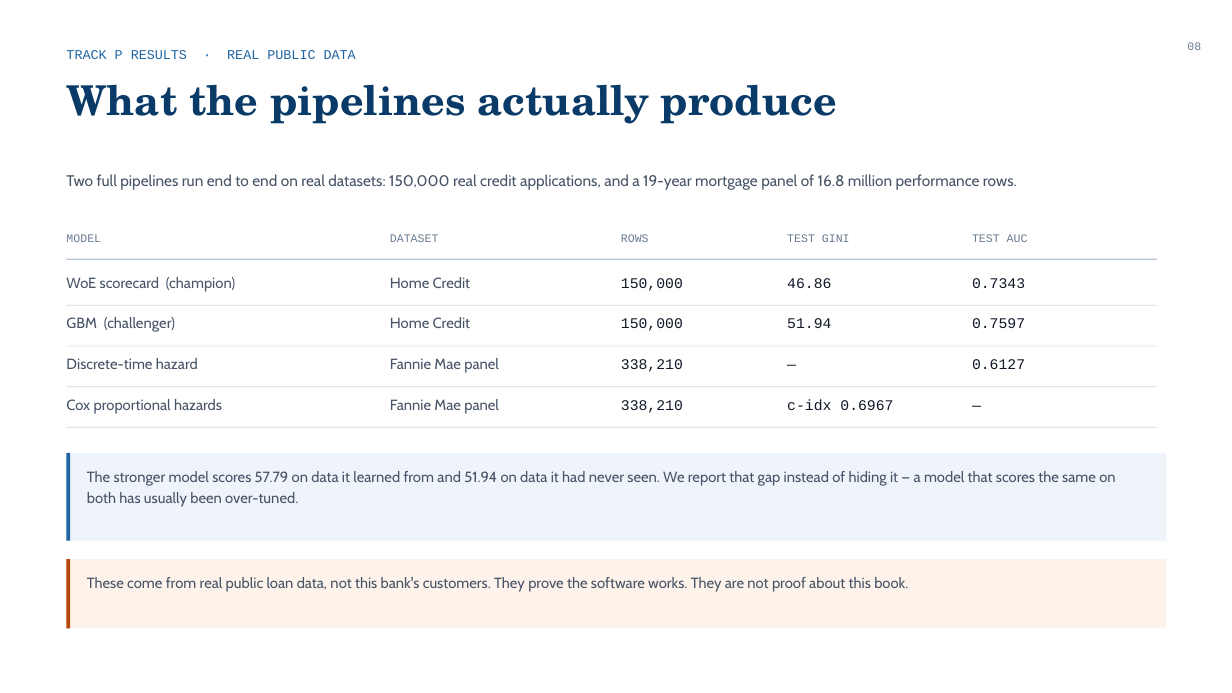
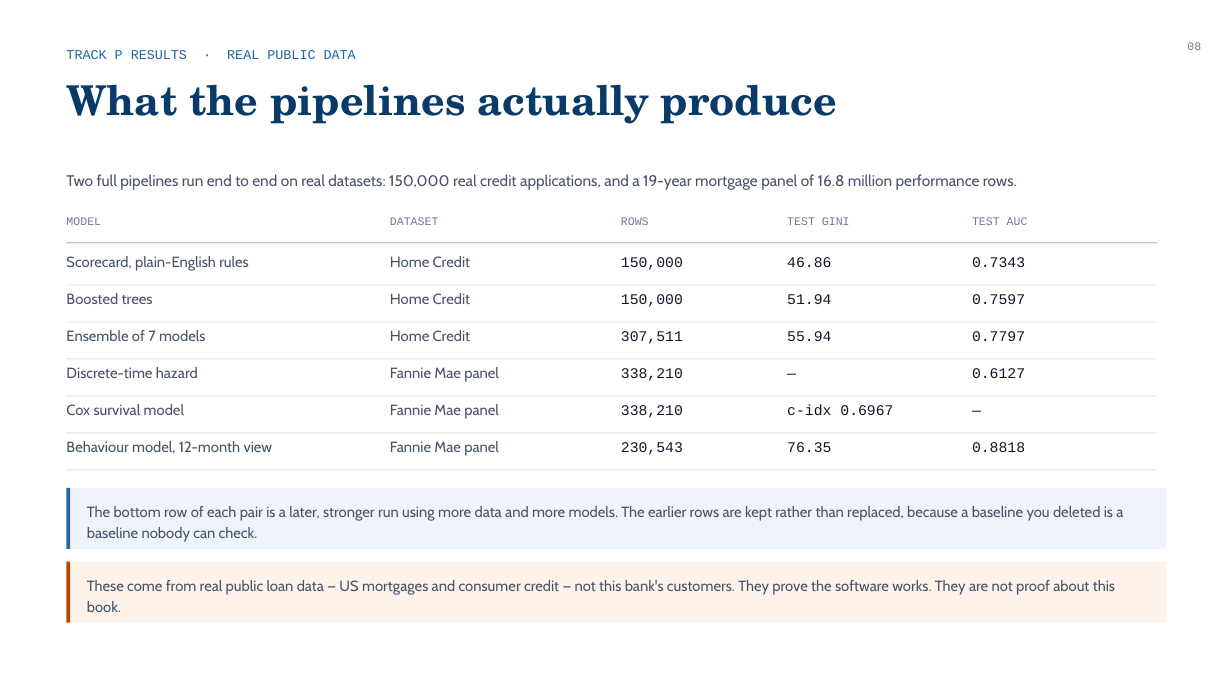
Before and after one commit to Divanshu0212/AILendingHub, a slide deck: slide 8 of Lending_Hub_EPIC_8.pptx. Drawn at 1232x693 pixels with LibreOffice and Linux fonts; fonts in the diff are those of the drawing. Boxes give left, top, right and bottom in pixels: in the first picture for what was removed or moved away, otherwise in the second. Text is boxed around its words. In the diff, an @@ line names an element or a change of style, - is before the commit and + after.

```diff
--- a/Lending_Hub_EPIC_8.pptx
+++ b/Lending_Hub_EPIC_8.pptx
@@ text at (66,256,249,271): text changed @@
-WoE scorecard (champion)
+Scorecard, plain-English rules
@@ 5 texts, 1 rectangle: place and size @@
-5 texts, 1 rectangle at (66,234,1157,260)
+5 texts, 1 rectangle at (66,217,1157,243)
@@ text at (66,293,153,304): text changed @@
-GBM (challenger)
+Boosted trees
@@ 4 texts, 1 rectangle: place and size @@
-4 texts, 1 rectangle at (67,277,1157,306)
+4 texts, 1 rectangle at (67,256,1157,286)
@@ text added at (66,330,205,341), 11.5 pt, text #475467 @@
+Ensemble of 7 models
@@ 4 texts, 2 rectangles: place and size @@
-4 texts, 2 rectangles at (67,317,1157,387)
+4 texts, 2 rectangles at (67,293,1157,360)
@@ text added at (390,330,470,341), 11.5 pt, text #475467 @@
+Home Credit
@@ text added at (621,331,683,344), 11.5 pt, text #101828 @@
+307,511
@@ text added at (787,331,831,341), 11.5 pt, text #101828 @@
+55.94
@@ text added at (972,331,1025,341), 11.5 pt, text #101828 @@
+0.7797
@@ 3 texts: place and size @@
-3 texts at (66,355,1025,383)
+3 texts at (66,364,1025,392)
@@ text at (66,404,184,415): text changed @@
-Cox proportional hazards
+Cox survival model
@@ 2 texts, 1 rectangle: place and size @@
-2 texts, 1 rectangle at (67,399,1157,428)
+2 texts, 1 rectangle at (67,367,1157,396)
@@ text "Fannie Mae panel": place and size @@
-text "Fannie Mae panel" at (390,358,499,373)
+text "Fannie Mae panel" at (390,404,499,419)
@@ text "338,210": place and size @@
-text "338,210" at (621,359,683,372)
+text "338,210" at (621,405,683,418)
@@ text "c-idx 0.6967": place and size @@
-text "c-idx 0.6967" at (787,399,893,410)
+text "c-idx 0.6967" at (787,404,893,415)
@@ text "—": place and size @@
-text "—" at (972,396,1157,423)
+text "—" at (972,401,1157,429)
@@ text added at (66,441,273,454), 11.5 pt, text #475467 @@
+Behaviour model, 12-month view
@@ rectangle added at (67,433,1157,433), fill #DBE3EC @@
@@ text added at (390,441,499,456), 11.5 pt, text #475467 @@
+Fannie Mae panel
@@ text added at (621,442,683,455), 11.5 pt, text #101828 @@
+230,543
@@ text added at (787,442,831,452), 11.5 pt, text #101828 @@
+76.35
@@ text added at (972,442,1025,452), 11.5 pt, text #101828 @@
+0.8818
@@ rectangle added at (67,470,1157,470), fill #DBE3EC @@
@@ text removed at (87,471,1115,507) @@
-The stronger model scores 57.79 on data it learned from and 51.94 on data it had never seen. We report that gap instead of hiding it — a model that scores the same on both has usually been over-tuned.
@@ rectangle: place and size @@
-rectangle at (67,453,1166,541)
+rectangle at (67,488,1166,549)
@@ rectangle: place and size @@
-rectangle at (67,453,70,541)
+rectangle at (67,488,70,549)
@@ text added at (87,506,1123,542), 11.5 pt, text #475467 @@
+The bottom row of each pair is a later, stronger run using more data and more models. The earlier rows are kept rather than replaced, because a baseline you deleted is a baseline nobody can check.
@@ rectangle: place and size @@
-rectangle at (67,559,1166,628)
+rectangle at (67,562,1166,623)
@@ rectangle: place and size @@
-rectangle at (67,559,70,628)
+rectangle at (67,562,70,623)
@@ text at (87,580,1115,612): text changed @@
-These come from real public loan data, not this bank's customers. They prove the software works. They are not proof about this book.
+These come from real public loan data — US mortgages and consumer credit — not this bank's customers. They prove the software works. They are not proof about this book.
```
Also in this commit, not shown: 1 other slide changed, 5 other files.
